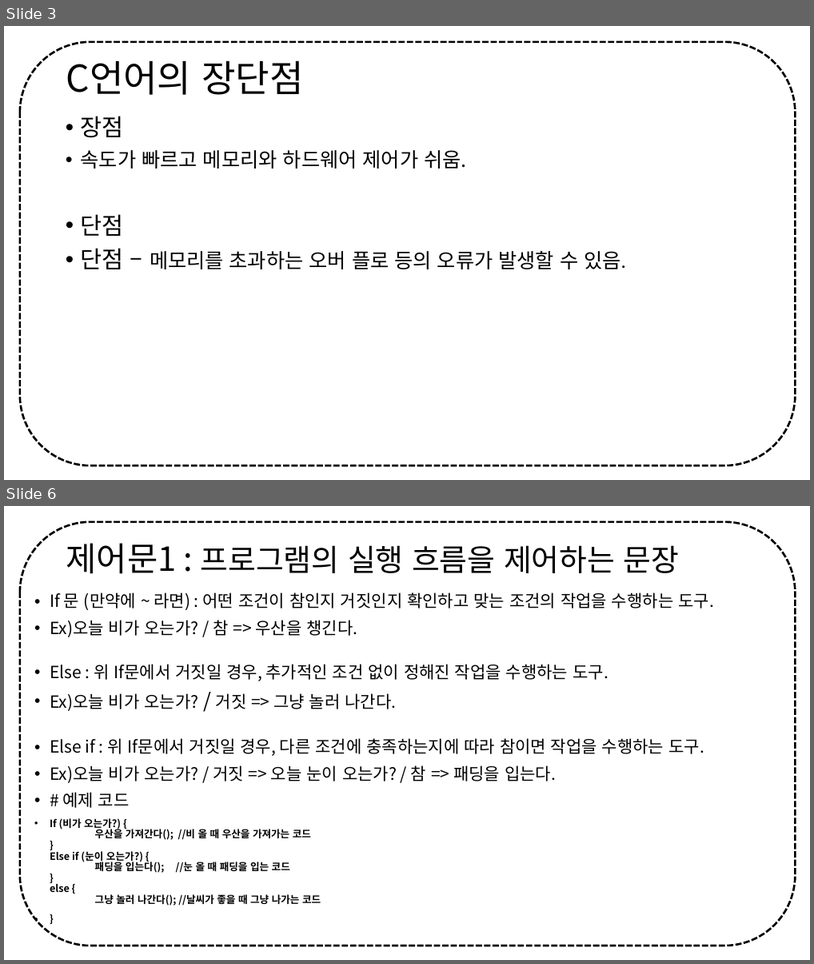
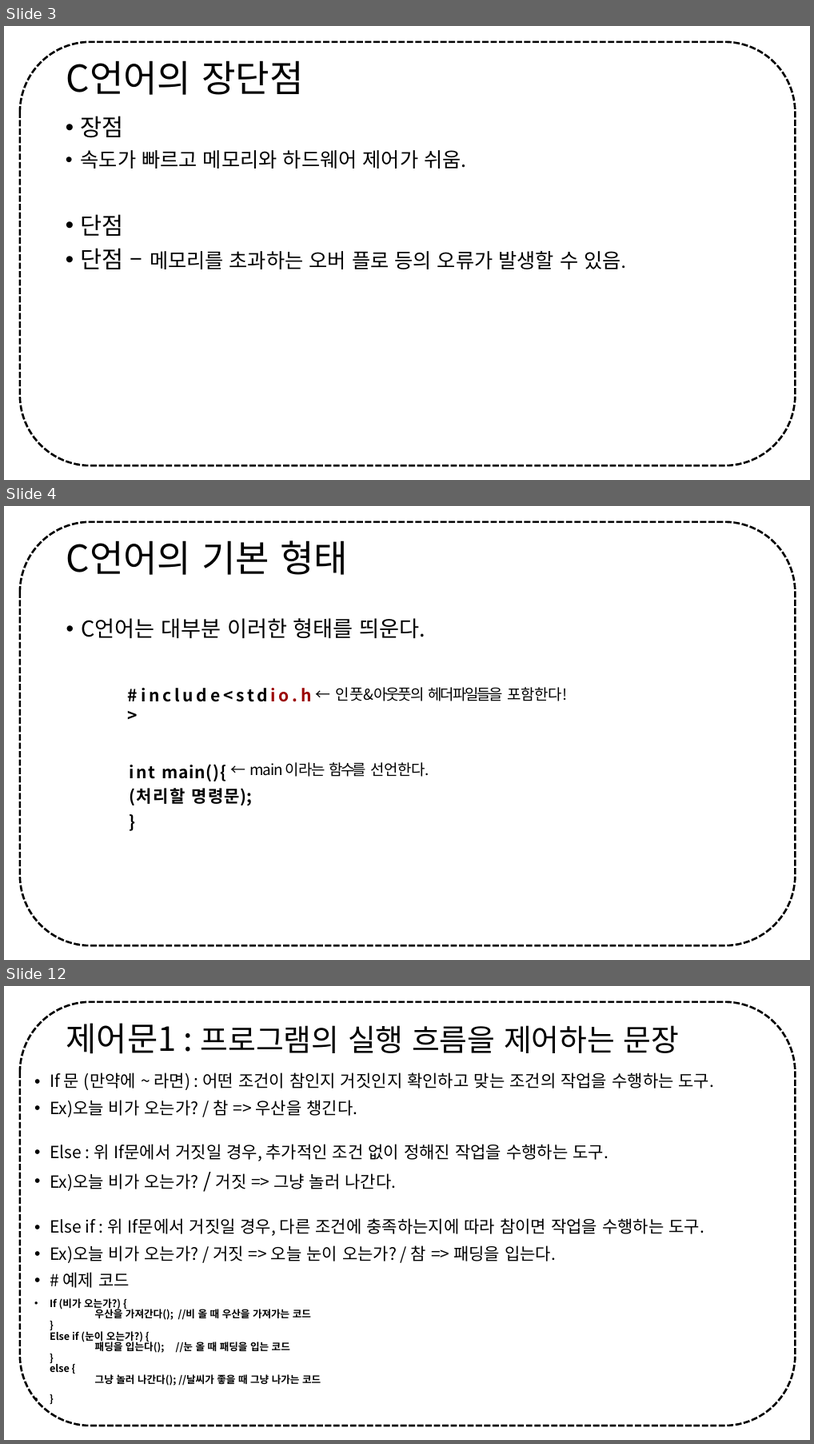
Before and after one commit to Z3r0c0k3/23-make, a slide deck: C lang/정보보안 멘토링 - C언어 zeroday.pptx. Shown one above the other, each under a label of ours: slides 3 and 6 before the commit, slides 3, 4 and 12 after it; the slides between them are not shown. The pictures are 814x964 and 814x1444 pixels, drawn with LibreOffice and Linux fonts; fonts in the diff are those of the drawing. Boxes give left, top, right and bottom in pixels: in the first picture for what was removed or moved away, otherwise in the second. Text is boxed around its words. In the diff, an @@ line names an element or a change of style, - is before the commit and + after.

```diff
--- a/C lang/정보보안 멘토링 - C언어 zeroday.pptx
+++ b/C lang/정보보안 멘토링 - C언어 zeroday.pptx
@@ slide 4 added at (4,506,810,960), background #FFFFFF; not listed: 1 template element that a slide beside it also shows @@
@@ title added at (66,540,348,575), 44 pt, text #000000 @@
+C언어의 기본 형태
@@ text added at (81,618,426,638), 25.9 pt, text #000000 @@
+• C언어는 대부분 이러한 형태를 띄운다.
@@ text added at (301,688,311,701), 20 pt, text #000000, bold @@
+#include<stdio.h>
@@ text added at (336,687,567,701), 18 pt, text #000000 @@
+← 인풋&아웃풋의 헤더파일들을 포함한다!
@@ text added at (130,764,253,805), 20 pt, text #000000, bold @@
+int main(){
+(처리할 명령문);
+}
@@ text added at (250,762,430,776), 18 pt, text #000000 @@
+← main 이라는 함수를 선언한다.
@@ what was slide 6 is now slide 12 @@
```
Also in this commit, not shown: 5 slides changed, 8 other slides added, 1 slide removed.
